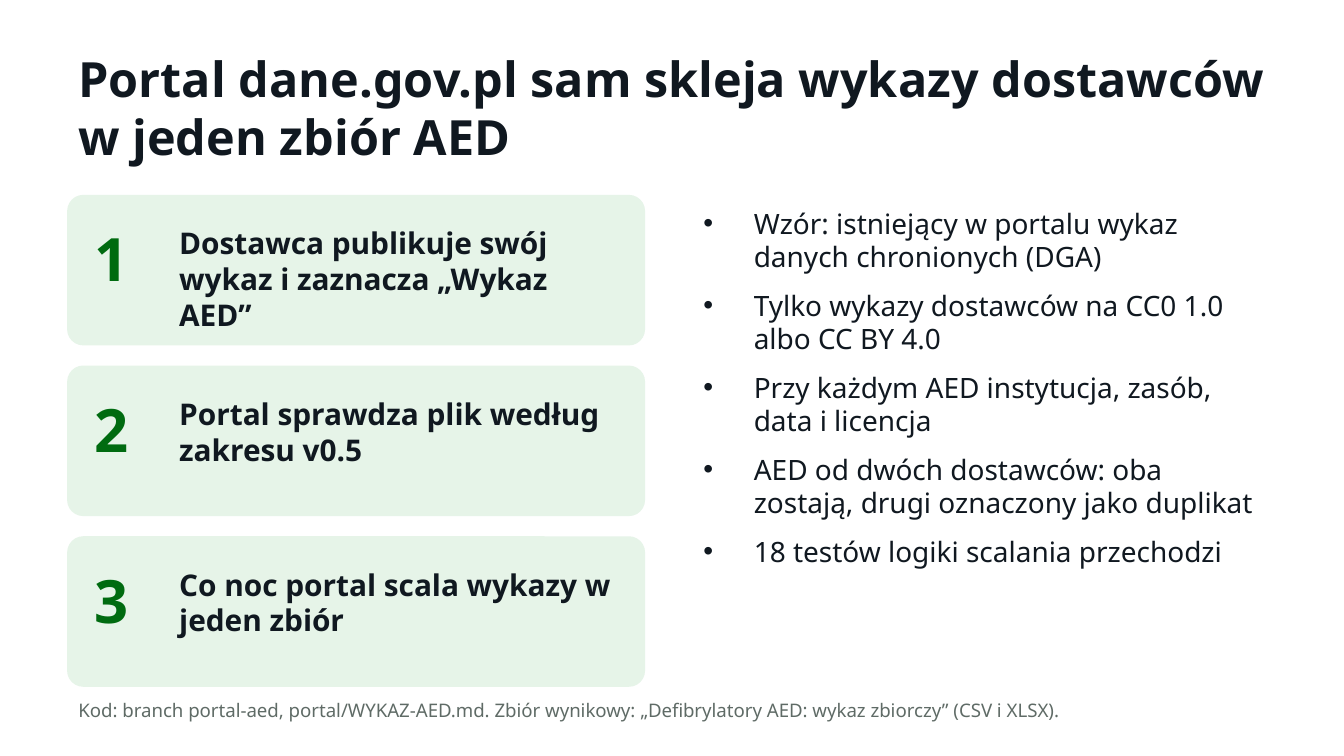
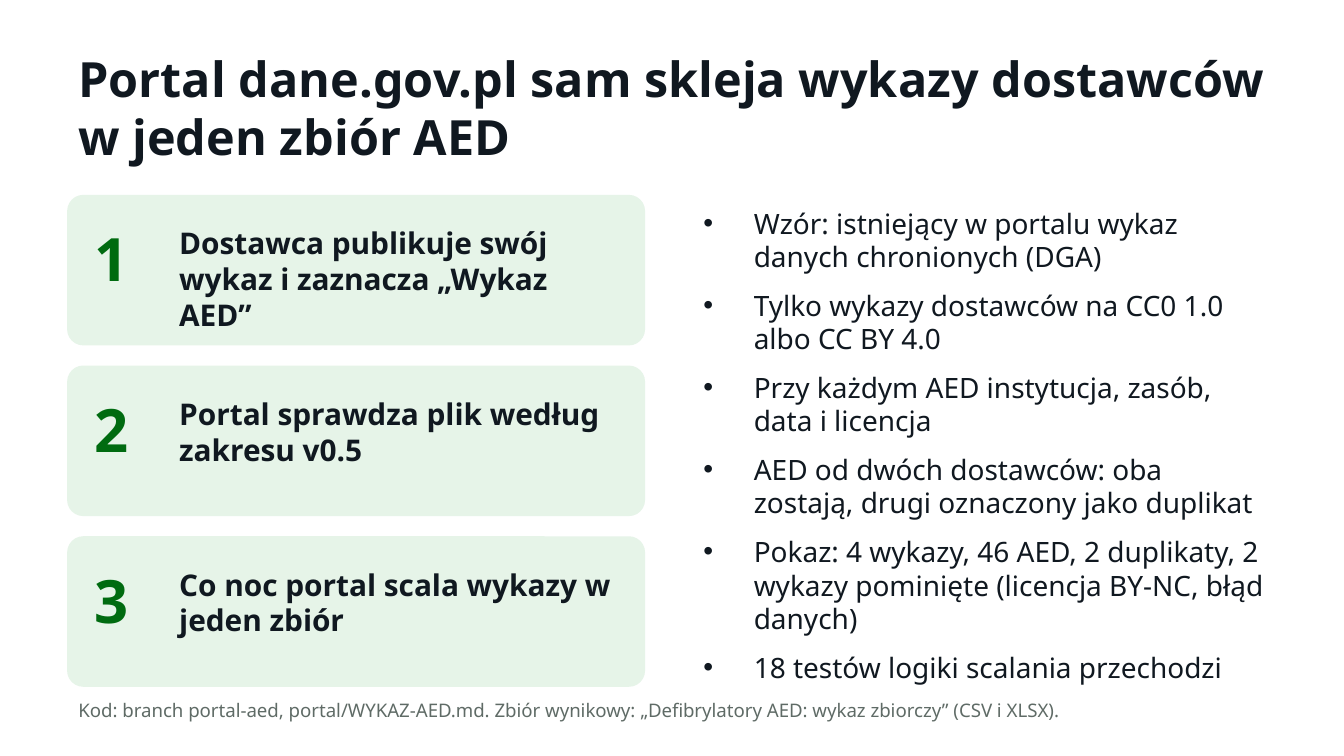
Before and after one commit to LastMinuteGameStudio/hacknation, a slide deck: slide 4 of prezentacja/TuAED-Misja-AED.pptx. Drawn at 1344x756 pixels with LibreOffice and Linux fonts; fonts in the diff are those of the drawing. Boxes give left, top, right and bottom in pixels: in the first picture for what was removed or moved away, otherwise in the second. Text is boxed around its words. In the diff, an @@ line names an element or a change of style, - is before the commit and + after.

```diff
--- a/prezentacja/TuAED-Misja-AED.pptx
+++ b/prezentacja/TuAED-Misja-AED.pptx
@@ text at (754,540,1263,636): paragraph added @@
+• Pokaz: 4 wykazy, 46 AED, 2 duplikaty, 2 wykazy pominięte (licencja BY-NC, błąd danych)
```
Also in this commit, not shown: 1 other file.
